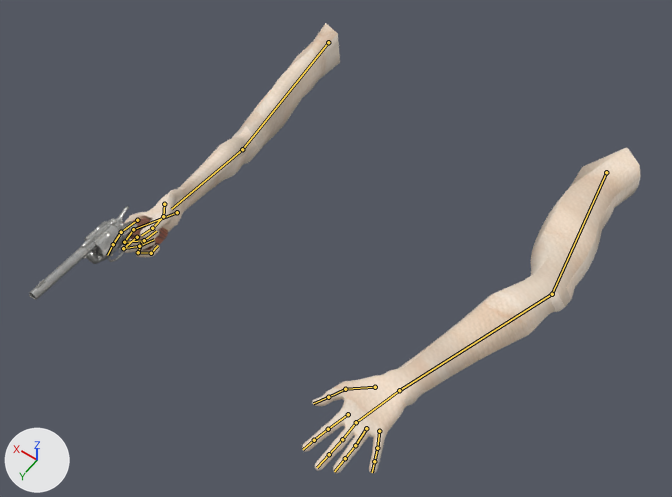
Before and after pictures for a commit that changed the Blender file src/behavior/player/weapons/guns/free_agents/sidearms/gussonsherif/sherrifinhand.blend.
Before and after are seen from a camera (50 mm lens) standing at (-1.006, 0.799, 1.36) and looking at (-0.207, -0.319, -0.397). Arrows for +X, +Y and +Z are at lower left; the lights stay in place. The picture after the commit comes second. Both versions are drawn at frame 1 of the action 'Idle'; the numbers are the values there. The bones that change, and the others that lie on the model, are drawn over the model as lines.

Objects in the first picture: 'Cylinder.002', 'RetopoHand' and 9 more.
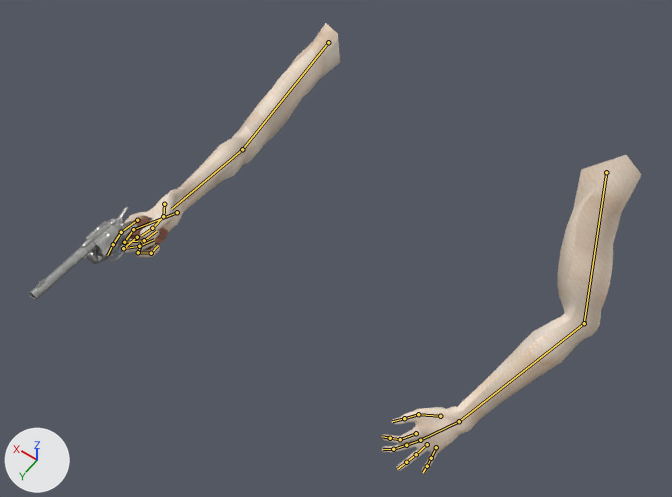
Where the change shows, as pixel boxes (x1, y1, x2, y2) in the pictures (672 x 497 px):
'RetopoHand', posed: before (111, 23, 640, 474); after (111, 23, 641, 474)
bone 'Hand.L', root to tip: before (399, 390) to (356, 422); after (459, 421) to (420, 440)
bone 'Middle.L', root to tip: before (356, 422) to (342, 439); after (420, 440) to (406, 445)
bone 'Middle3.L', root to tip: before (329, 454) to (317, 467); after (393, 449) to (383, 449)
bone 'Index.L', root to tip: before (348, 414) to (328, 429); after (416, 433) to (400, 439)
bone 'Index2.L', root to tip: before (328, 429) to (314, 440); after (400, 439) to (390, 438)
bone 'Thumb.L', root to tip: before (375, 387) to (345, 389); after (440, 416) to (418, 414)

The change in detail:
Bone 'ElbowTarget.L' (bone_elbowtarget_l) moves from (0.0, 0.0, 0.0) to (-0.208, -0.031, -0.457).
Bone 'HandIK.L' (bone_handik_l) moves from (0.0, 0.0, 0.0) to (0.076, -0.546, 0.291).
Bone 'HandIK.L' (bone_handik_l) turns from (0, 0, 0) to (19, -10, 62) degrees about its own x, y and z.
Bone 'Hand.L' (bone_hand_l) turns from (0, 0, 0) to (-45, 16, 13) degrees about its own x, y and z.
Bone 'Middle.L' (bone_middle_l) turns from (0, 0, 0) to (-15, 11, -12) degrees about its own x, y and z.
Bone 'Middle3.L' (bone_middle3_l) turns from (0, 0, 0) to (-15, 10, -11) degrees about its own x, y and z.
Bone 'Index.L' (bone_index_l) turns from (0, 0, 0) to (-16, -25, 11) degrees about its own x, y and z.
Bone 'Index2.L' (bone_index2_l) turns from (0, 0, 0) to (-35, -38, 26) degrees about its own x, y and z.
Bone 'Thumb.L' (bone_thumb_l) moves from (0.0, 0.0, 0.0) to (-0.005, -0.001, -0.012).
